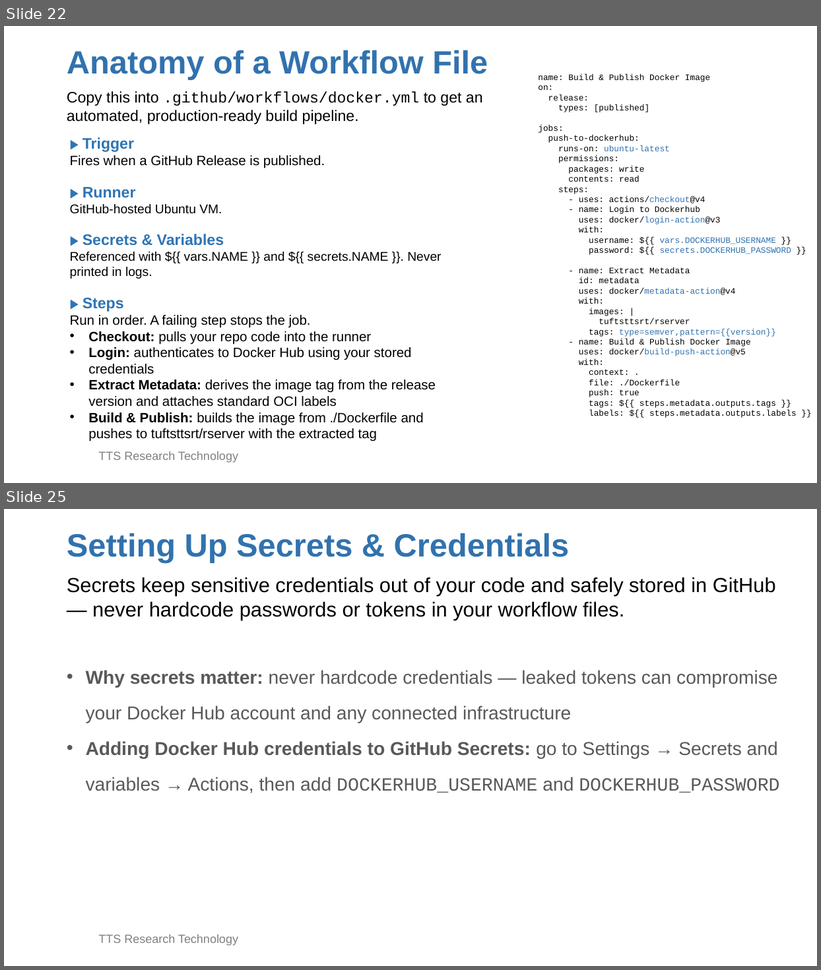
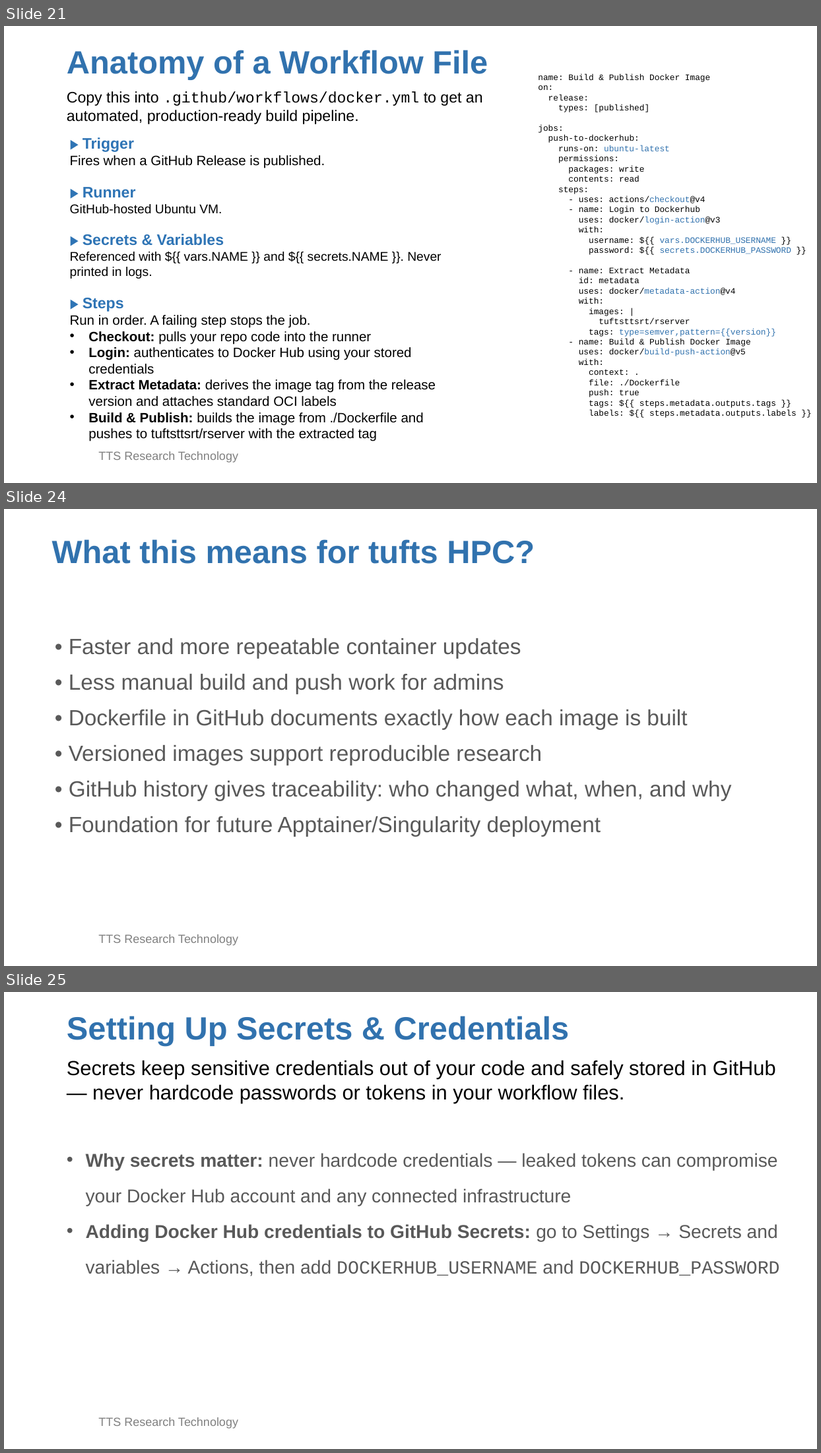
Before and after one commit to TuftsHPCbioinfo/GitHubActionDemo, a slide deck: github_action_docker_slide.pptx. Shown one above the other, each under a label of ours: slides 22 and 25 before the commit, slides 21, 24 and 25 after it; the slides between them are not shown. The pictures are 821x970 and 821x1453 pixels, drawn with LibreOffice and Linux fonts; fonts in the diff are those of the drawing; background and template pictures are left out. Boxes give left, top, right and bottom in pixels: in the first picture for what was removed or moved away, otherwise in the second. Text is boxed around its words. In the diff, an @@ line names an element or a change of style, - is before the commit and + after.

```diff
--- a/github_action_docker_slide.pptx
+++ b/github_action_docker_slide.pptx
@@ slide 24 added at (4,509,817,966), background picture (left out); not listed: 1 template element that a slide beside it also shows @@
@@ title added at (52,539,535,564), 38 pt, text #3172AE, bold @@
+What this means for tufts HPC?
@@ text added at (69,638,731,836), 26 pt, text #595959 @@
+• Faster and more repeatable container updates
+• Less manual build and push work for admins
+• Dockerfile in GitHub documents exactly how each image is built
+• Versioned images support reproducible research
+• GitHub history gives traceability: who changed what, when, and why
+• Foundation for future Apptainer/Singularity deployment
@@ what was slide 22 is now slide 21 @@
```
Also in this commit, not shown: 4 slides changed, 1 other slide added, 1 slide removed, 2 other files.
